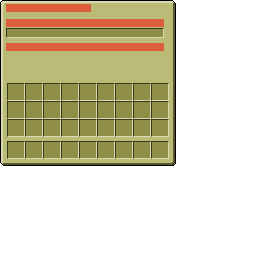
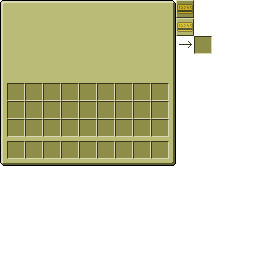
The second (256, 256) image is a revision of the first. Changes to its layers:
hid group "Mock" (8 layers) over [6, 4, 164, 51]
removed layer "Layer 2" over [6, 28, 164, 38]
added layer "Layer 7" above "Layer 6 copy" over [179, 41, 192, 48]
added layer "Layer 6 copy" above "Layer 6" over [176, 18, 194, 36]
added layer "Layer 6" above "Layer 5" over [176, 0, 194, 18]
added layer "Layer 5" above "Layer 1" over [194, 36, 212, 54]
